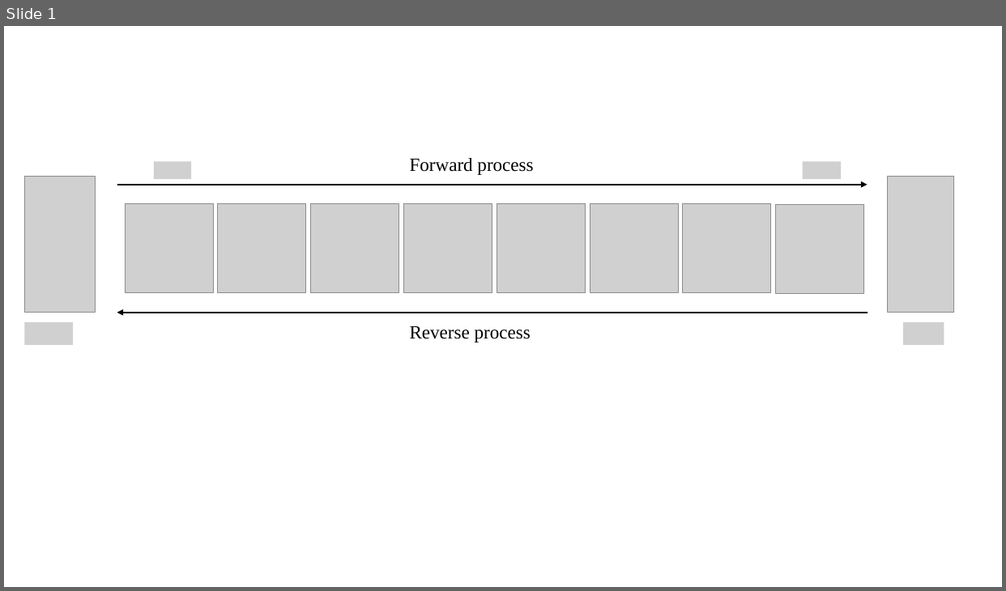
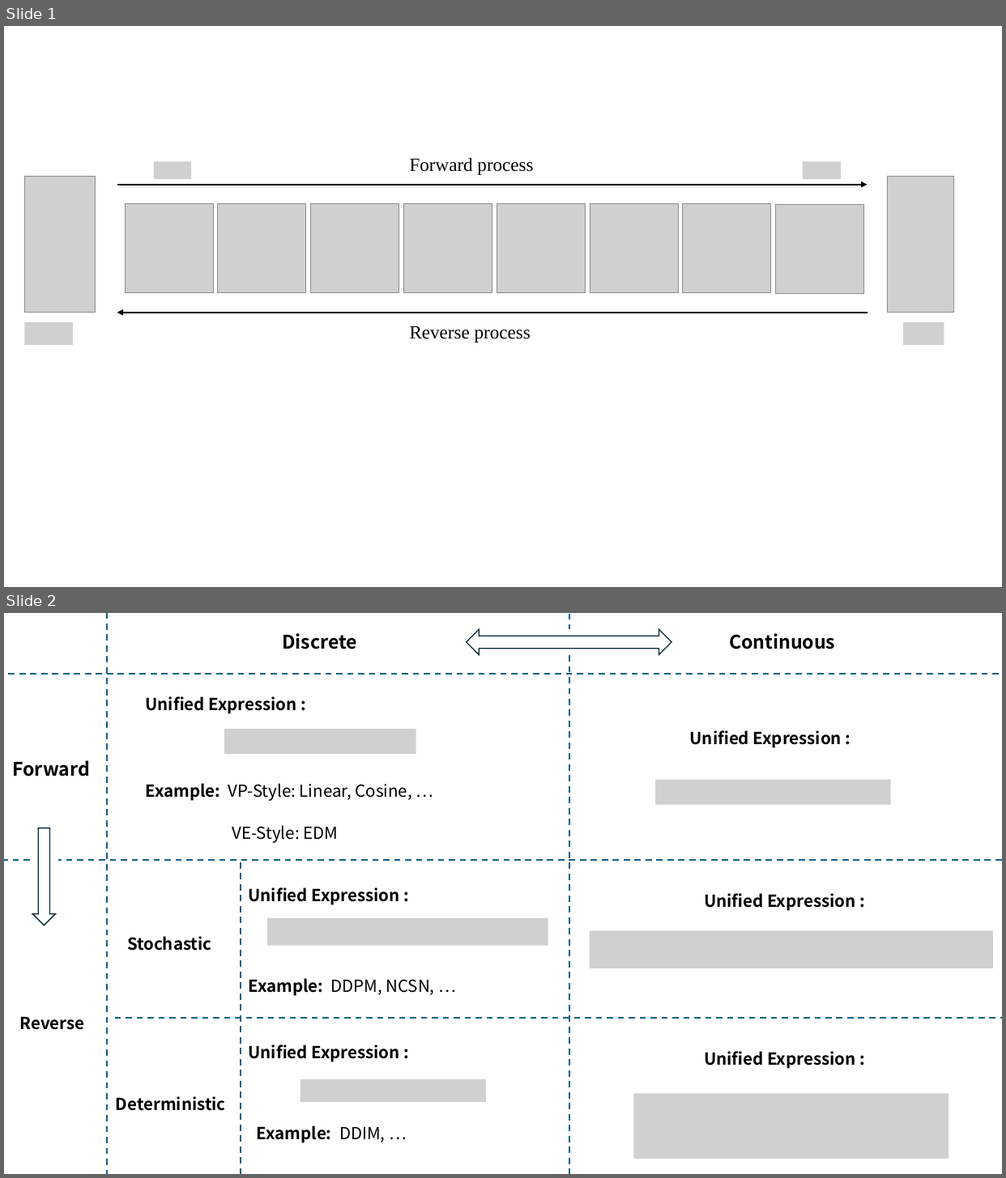
Before and after one commit to innovation-cat/innovation-cat.github.io, a slide deck: images/posts/post_1/images.pptx. Shown one above the other, each under a label of ours: slide 1 before the commit, slides 1 and 2 after it. The pictures are 1006x591 and 1006x1178 pixels, drawn with LibreOffice and Linux fonts; fonts in the diff are those of the drawing; grey boxes stand for pictures. Boxes give left, top, right and bottom in pixels: in the first picture for what was removed or moved away, otherwise in the second. Text is boxed around its words. In the diff, an @@ line names an element or a change of style, - is before the commit and + after.

```diff
--- a/images/posts/post_1/images.pptx
+++ b/images/posts/post_1/images.pptx
@@ slide 2 added at (4, 613, 1002, 1174), background #FFFFFF @@
@@ line added from (107, 613) to (107, 1174), #156082 1.5 pt dashed @@
@@ text added at (282, 633, 357, 649), 18 pt, text #000000, bold @@
+Discrete
@@ left right arrow added at (467, 629, 671, 655), outline #092A39 1 pt @@
@@ line added from (570, 613) to (570, 629), #156082 1.5 pt dashed @@
@@ text added at (729, 633, 835, 649), 18 pt, text #000000, bold @@
+Continuous
@@ line added from (570, 655) to (570, 1174), #156082 1.5 pt dashed @@
@@ line added from (1002, 674) to (4, 674), #156082 1.5 pt dashed @@
@@ text added at (145, 696, 297, 714), 16 pt, text #000000, bold @@
+Unified Expression :
@@ picture added at (225, 729, 416, 755) @@
@@ text added at (690, 730, 842, 748), 16 pt, text #000000, bold @@
+Unified Expression :
@@ text added at (12, 760, 90, 777), 18 pt, text #000000, bold @@
+Forward
@@ picture added at (655, 779, 890, 805) @@
@@ text added at (145, 783, 412, 801), 16 pt, text #000000 @@
+Example: VP-Style: Linear, Cosine, …
@@ down arrow added at (32, 828, 56, 926), outline #092A39 1 pt @@
@@ text added at (232, 825, 338, 843), 16 pt, text #000000 @@
+VE-Style: EDM
@@ line added from (29, 860) to (4, 860), #156082 1.5 pt dashed @@
@@ line added from (1002, 860) to (58, 860), #156082 1.5 pt dashed @@
@@ line added from (241, 862) to (241, 1174), #156082 1.5 pt dashed @@
@@ text added at (248, 888, 400, 905), 16 pt, text #000000, bold @@
+Unified Expression :
@@ text added at (704, 893, 855, 911), 16 pt, text #000000, bold @@
+Unified Expression :
@@ picture added at (267, 918, 548, 946) @@
@@ text added at (127, 936, 211, 951), 16 pt, text #000000, bold @@
+Stochastic
@@ picture added at (590, 931, 993, 969) @@
@@ text added at (248, 978, 435, 996), 16 pt, text #000000 @@
+Example: DDPM, NCSN, …
@@ text added at (20, 1016, 85, 1030), 16 pt, text #000000, bold @@
+Reverse
@@ line added from (1002, 1018) to (110, 1018), #156082 1.5 pt dashed @@
@@ text added at (248, 1045, 400, 1063), 16 pt, text #000000, bold @@
+Unified Expression :
@@ text added at (704, 1051, 855, 1069), 16 pt, text #000000, bold @@
+Unified Expression :
@@ text added at (116, 1097, 226, 1111), 16 pt, text #000000, bold @@
+Deterministic
@@ picture added at (300, 1080, 486, 1102) @@
@@ picture added at (633, 1093, 948, 1159) @@
@@ text added at (257, 1126, 385, 1144), 16 pt, text #000000, bold @@
+Example: DDIM, …
```
Also in this commit, not shown: 2 other files.
